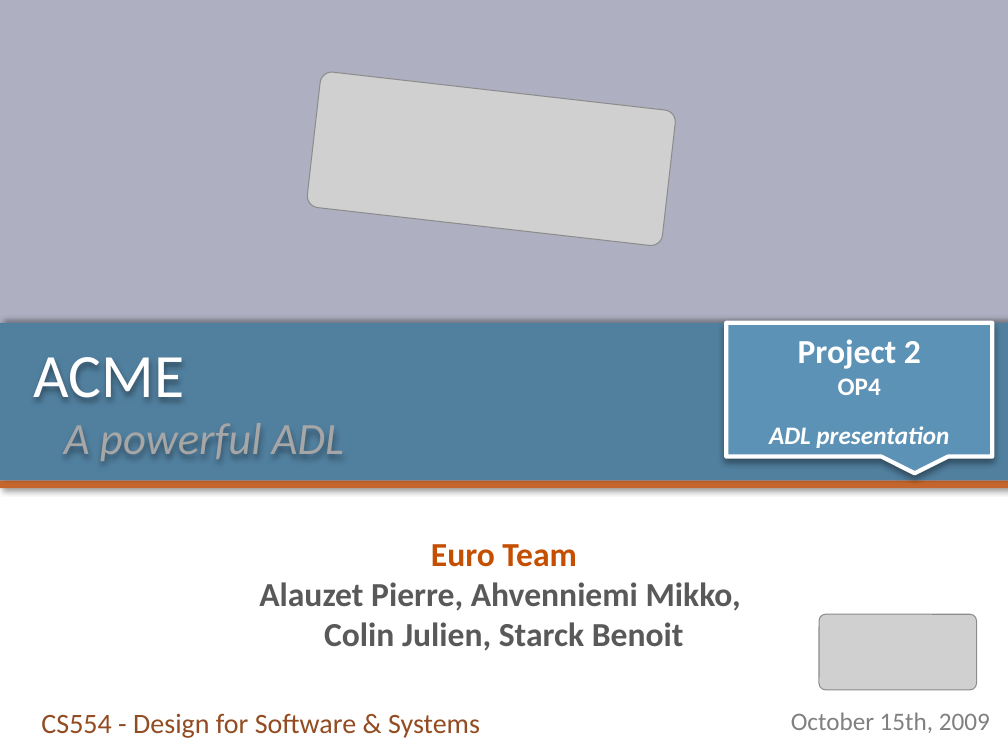
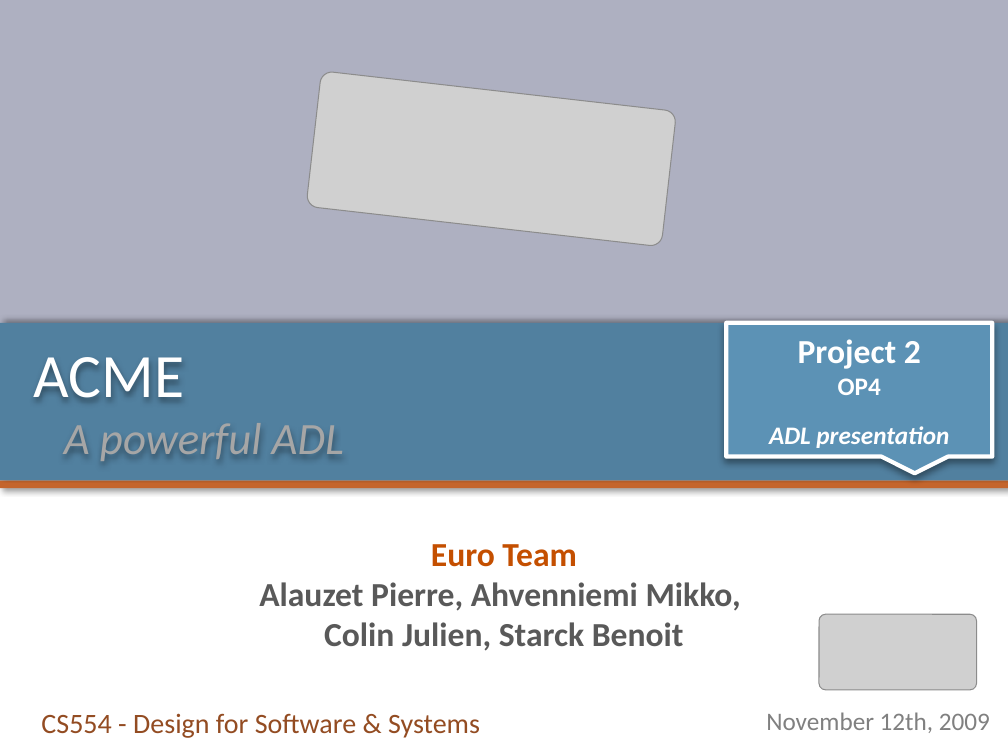
Before and after one commit to pierrealauzet/euroteam, a slide deck: slide 1 of Project 2/Part1/CS554_EuroTeam_Project2_OP4.pptx. Drawn at 1008x756 pixels with LibreOffice and Linux fonts; fonts in the diff are those of the drawing; grey boxes stand for pictures. Boxes give left, top, right and bottom in pixels: in the first picture for what was removed or moved away, otherwise in the second. Text is boxed around its words. In the diff, an @@ line names an element or a change of style, - is before the commit and + after.

```diff
--- a/Project 2/Part1/CS554_EuroTeam_Project2_OP4.pptx
+++ b/Project 2/Part1/CS554_EuroTeam_Project2_OP4.pptx
@@ text at (x1=766, y1=712, x2=990, y2=733): text changed @@
-October 15th, 2009
+November 12th, 2009
```
Also in this commit, not shown: 17 other slides changed, 2 slides added, 1 other file.
